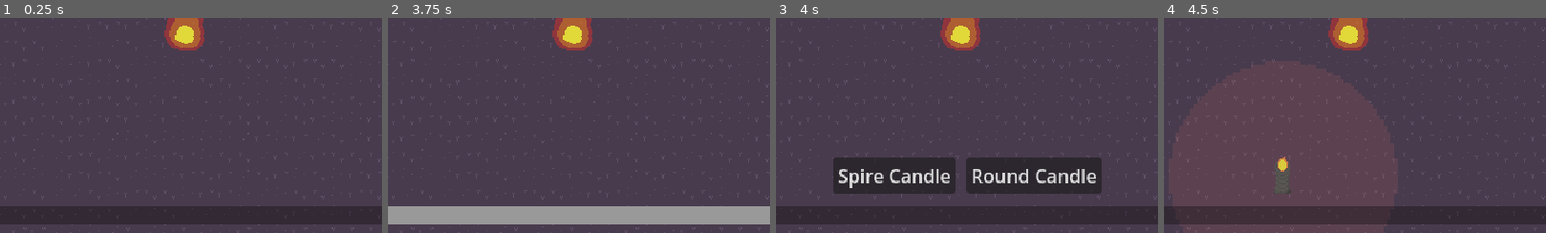
Above: before the commit, frames 1-4 (left to right).
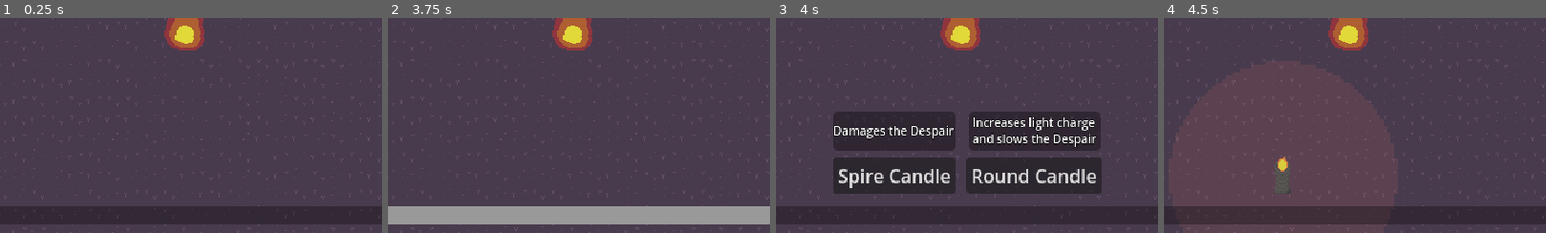
Above: after the commit, the same moments.

Repository: sushitoad/tower-defense-prototype
Game: Godot game, scene res://scenes/test_scene.tscn
Same seed, same stepped clock (60 frames per second), same inputs: the game is played once before the commit and once after it.
Inputs (mouse positions are % of the whole screen's width and height, from its top left):
- Up to frame 1 (0.25 s): no input
- Up to frame 2 (3.75 s): move the mouse to (72, 45) at 0.52 s; tap one key every 0.75 s from 0.6 s: S (CameraDown) A (CameraLeft) D (CameraRight) W (CameraUp); move the mouse to (30, 55) at 1.27 s; move the mouse to (60, 28) at 2.02 s; move the mouse to (45, 70) at 2.77 s; move the mouse to (80, 65) at 3.52 s; click (80, 65) at 3.6 s
- Up to frame 3 (4 s): no input
- Up to frame 4 (4.5 s): click "Spire Candle" at 4.25 s
The pictures show only the part of the screen within x 26-76%, y 50-100%; the shares and areas given below are measured in that part.

Frames 1-2 are identical in both runs. In frame 3, 12% of the frame differs, in the area x 15-85%, y 43-62%; in frame 4, nothing differs.
Error in both runs: Invalid access to property or key 'isBeingPlaced' on a base object of type 'Nil'. (res://scripts/tower_manager.gd:31)

Commit message:
started tooltips

Diff:
--- a/scenes/build_ui.tscn
+++ b/scenes/build_ui.tscn
@@ -8,6 +8,19 @@
 bg_color = Color(0, 0, 0, 0.309804)
 
 [sub_resource type="StyleBoxFlat" id="StyleBoxFlat_xa1c1"]
+
+[sub_resource type="StyleBoxFlat" id="StyleBoxFlat_gkqg4"]
+bg_color = Color(0, 0, 0, 0.352941)
+corner_radius_top_left = 4
+corner_radius_top_right = 4
+corner_radius_bottom_right = 4
+corner_radius_bottom_left = 4
+
+[sub_resource type="LabelSettings" id="LabelSettings_r2a2q"]
+line_spacing = 0.0
+font_size = 10
+outline_size = 2
+outline_color = Color(0, 0, 0, 1)
 
 [node name="BuildUI" type="Control" node_paths=PackedStringArray("chargeIcons") groups=["UI"]]
 layout_mode = 3
@@ -57,6 +70,18 @@
 grow_vertical = 0
 text = "Spire Candle"
 
+[node name="BasicTowerTooltip" type="Label" parent="CanvasLayer/BasicTowerButton"]
+layout_mode = 0
+offset_top = -39.0
+offset_right = 105.0
+offset_bottom = -6.0
+theme_override_styles/normal = SubResource("StyleBoxFlat_gkqg4")
+text = "Damages the Despair"
+label_settings = SubResource("LabelSettings_r2a2q")
+horizontal_alignment = 1
+vertical_alignment = 1
+autowrap_mode = 1
+
 [node name="ChargeTowerButton" type="Button" parent="CanvasLayer"]
 anchors_preset = 7
 anchor_left = 0.5
@@ -70,6 +95,19 @@
 grow_horizontal = 2
 grow_vertical = 0
 text = "Round Candle"
+
+[node name="ChargeTowerTooltip" type="Label" parent="CanvasLayer/ChargeTowerButton"]
+layout_mode = 0
+offset_left = 2.0
+offset_top = -39.0
+offset_right = 115.0
+offset_bottom = -6.0
+theme_override_styles/normal = SubResource("StyleBoxFlat_gkqg4")
+text = "Increases light charge and slows the Despair"
+label_settings = SubResource("LabelSettings_r2a2q")
+horizontal_alignment = 1
+vertical_alignment = 1
+autowrap_mode = 1
 
 [node name="ChargeIcon" parent="CanvasLayer" instance=ExtResource("3_gkqg4")]
 anchors_preset = 7
Not shown: 1 places in scenes/build_ui.tscn that only renumber resources
